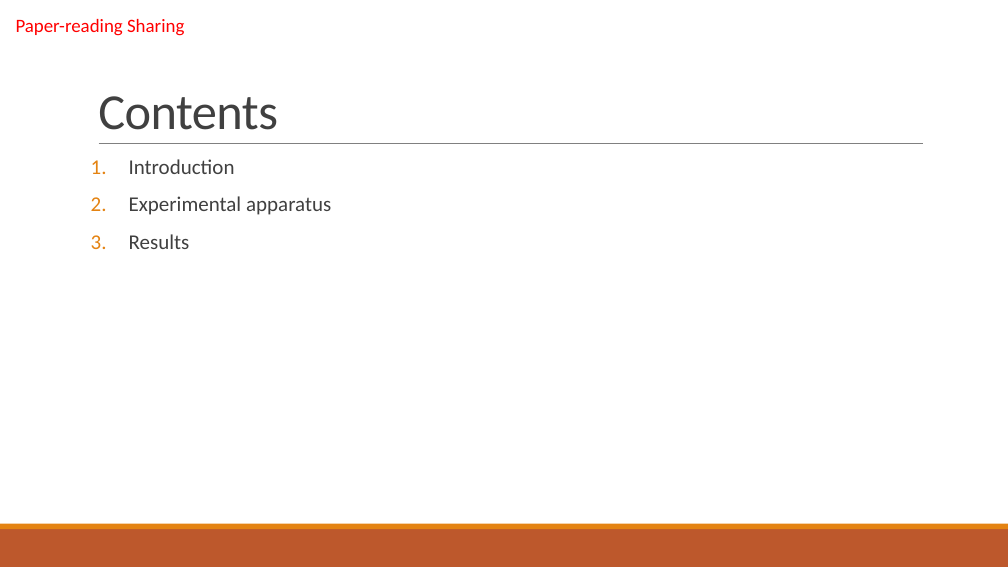
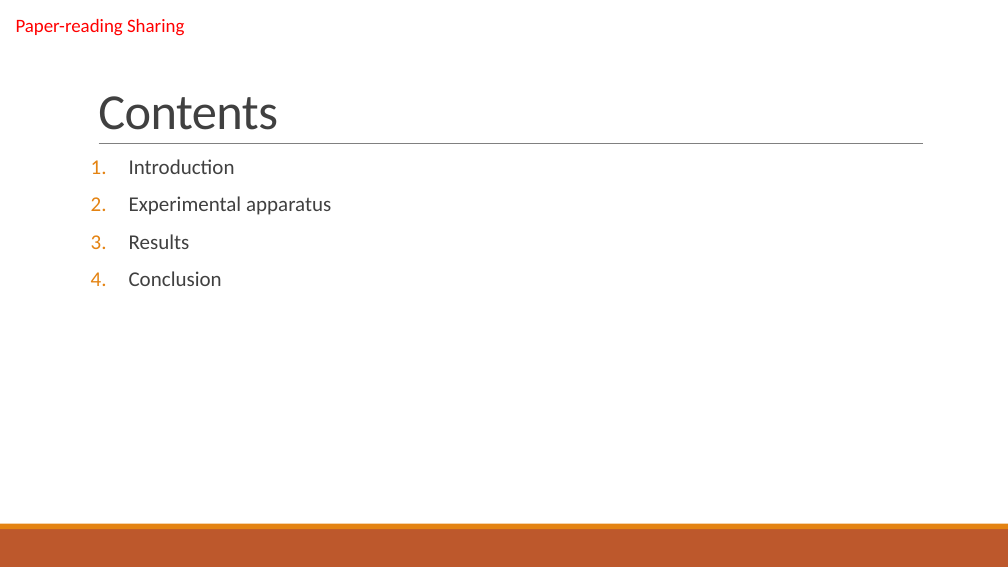
Before and after one commit to cangyu/LambdaFlow, a slide deck: slide 2 of VM524/PROJ/report.pptx. Drawn at 1008x567 pixels with LibreOffice and Linux fonts; fonts in the diff are those of the drawing. Boxes give left, top, right and bottom in pixels: in the first picture for what was removed or moved away, otherwise in the second. Text is boxed around its words. In the diff, an @@ line names an element or a change of style, - is before the commit and + after.

```diff
--- a/VM524/PROJ/report.pptx
+++ b/VM524/PROJ/report.pptx
@@ text at box(129, 271, 222, 286): paragraph added @@
+4. Conclusion
```
Also in this commit, not shown: 1 other slide changed, 3 slides added, 1 slide removed, 5 other files.
